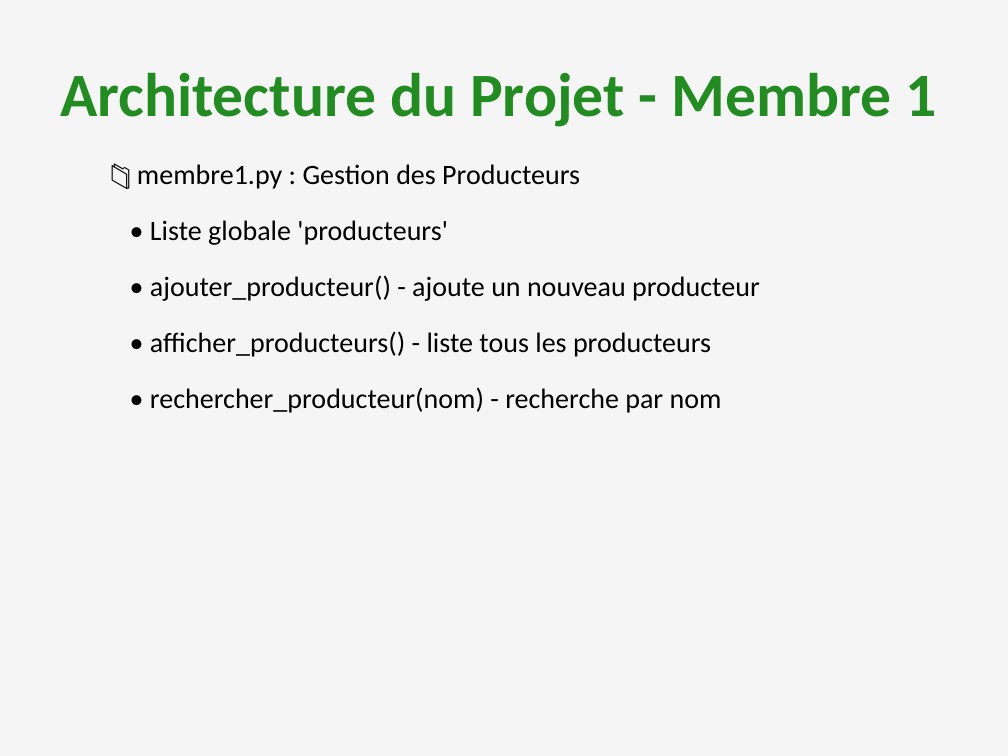
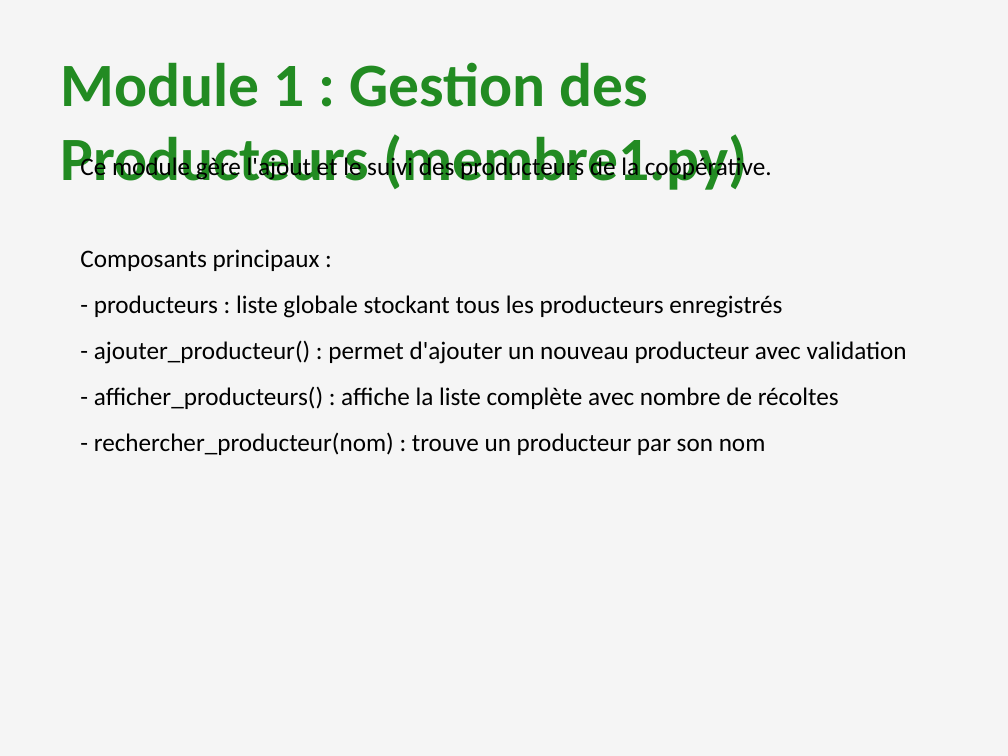
Before and after one commit to papaabdoulayediallo2-dev/projet-python-AGRI-SEN, a slide deck: slide 5 of AGRI-SEN_Presentation.pptx (slide 4 before the commit). Drawn at 1008x756 pixels with LibreOffice and Linux fonts; fonts in the diff are those of the drawing. Boxes give left, top, right and bottom in pixels: in the first picture for what was removed or moved away, otherwise in the second. Text is boxed around its words. In the diff, an @@ line names an element or a change of style, - is before the commit and + after.

Commit message:
Mise a jour: Presentation PowerPoint detaillee sans emoji avec explications completes

```diff
--- a/AGRI-SEN_Presentation.pptx
+++ b/AGRI-SEN_Presentation.pptx
@@ text removed at [60,72,936,127] @@
-Architecture du Projet - Membre 1
@@ text added at [60,62,747,190], 44 pt, text #228B22, bold @@
+Module 1 : Gestion des Producteurs (membre1.py)
@@ text at [80,155,907,455]: text changed; size 20 to 18 pt @@
-📁 membre1.py : Gestion des Producteurs
-• Liste globale 'producteurs'
-• ajouter_producteur() - ajoute un nouveau producteur
-• afficher_producteurs() - liste tous les producteurs
-• rechercher_producteur(nom) - recherche par nom
+Ce module gère l'ajout et le suivi des producteurs de la coopérative.
+Composants principaux :
+- producteurs : liste globale stockant tous les producteurs enregistrés
+- ajouter_producteur() : permet d'ajouter un nouveau producteur avec validation
+- afficher_producteurs() : affiche la liste complète avec nombre de récoltes
+- rechercher_producteur(nom) : trouve un producteur par son nom
```
Also in this commit, not shown: 7 other slides changed, 10 slides added, 7 slides removed, 1 other file.
